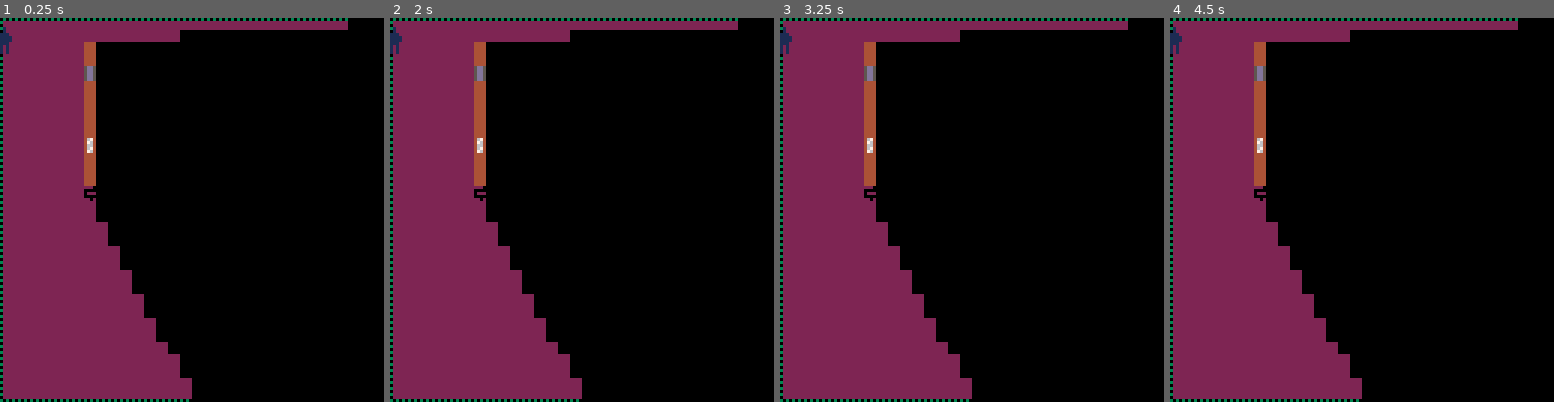
Above: before the commit, frames 1-4 (left to right).
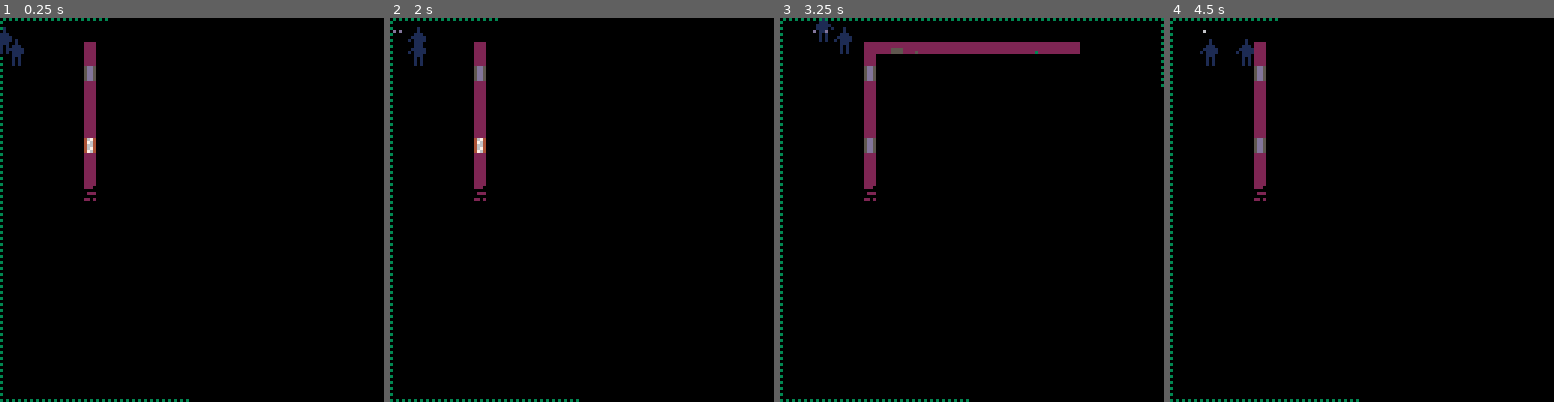
Above: after the commit, the same moments.

Repository: ironchestgames/pico-8-carts
Game: PICO-8 cartridge stealth.p8
The game is run twice, just before and just after one commit, with the same random seed, the same clock (stepped at 60 frames per second) and the same inputs.
Inputs:
- Up to frame 1 (0.25 s): no input
- Up to frame 2 (2 s): tap X (X key) at 0.33, 1.07, 1.85 s; tap O (Z key) at 0.7, 1.7 s; hold Right from 1.6 s (still down)
- Up to frame 3 (3.25 s): release Right at 2.1 s; tap O (Z key) at 2.1, 2.5, 2.9 s; hold Up 2.15-2.42 s; hold Right 2.47-3.03 s; tap X (X key) at 2.97 s; hold Left from 3.08 s (still down)
- Up to frame 4 (4.5 s): tap O (Z key) at 3.3, 3.7, 4.1 s; release Left at 3.58 s; hold Down 3.63-3.97 s; hold Right from 4.02 s (still down); tap X (X key) at 4.08 s

The runs differ from the first frame. In frame 1, 32% of the frame differs, in the area x 0-91%, y 0-100%; in frame 2, 32%; in frame 3, 34%, in the area x 0-100%, y 0-100%; in frame 4, 32%.

Commit message:
stealth - remove symmetric shadows and reset to homemade faster algorithm

Diff:
--- a/stealth.p8
+++ b/stealth.p8
@@ -78,6 +78,44 @@
   result=result..', '..tostr(s)
  end
  printh(result,'debug',false)
+end
+
+
+function testme_calib(name, func, calibrate_func, ...)
+ -- based on https://www.lexaloffle.com/bbs/?pid=60198#p
+ local n = 1024
+
+ -- calibrate
+ flip()
+ local unused -- i am not sure why this helps give better results, but it does, so.
+
+ local x,t=stat(1),stat(2)
+ for i=1,n do
+   calibrate_func(...)
+ end
+ local y,u=stat(1),stat(2)
+
+ -- measure
+ for i=1,n do
+   func(...)
+ end
+ local z,v=stat(1),stat(2)
+
+ -- report
+ local function c(t0,t1,t2) return(t0+t2-2*t1)*128/n*256/30*256*2 end -- *2 for 0.2.x
+
+ local s=name.." :"
+ local lc=c(x-t,y-u,z-v)
+ if (lc != 0) s..=" lua="..lc
+ local sc=c(t,u,v)
+ if (sc != 0) s..=" sys="..sc
+
+ print(s) -- no paging, so not very useful, but.
+ debug(s)
+end
+
+function testme(name, func, ...)
+ return testme_calib(name, func, function() end, ...)
 end
 
 
@@ -167,7 +205,7 @@
 
 local players={
  {},
- -- {},
+ {},
 }
 
 local guards
@@ -316,269 +354,6 @@
 
 
 
-
-
-
--- class quadrant:
-
-   --   north = 0
-   --   east  = 1
-   --   south = 2
-   --   west  = 3
-
-   --   def __init__(self, cardinal, origin):
-   --       self.cardinal = cardinal
-   --       self.ox, self.oy = origin
-   --   def transform(self, tile):
-   --       row, col = tile
-   --       if self.cardinal == north:
-   --           return (self.ox + col, self.oy - row)
-   --       if self.cardinal == south:
-   --           return (self.ox + col, self.oy + row)
-   --       if self.cardinal == east:
-   --           return (self.ox + row, self.oy + col)
-   --       if self.cardinal == west:
-   --           return (self.ox - row, self.oy + col)
-
-    local function getdirtransform(_p,_dir,_tile)
-     -- todo: change to pico dirs
-     local _c,_r=_tile.col,_tile.row
-     if _dir == 0 then
-      return _p.x+_c,_p.y-_r
-     elseif _dir == 1 then
-      return _p.x+_r,_p.y+_c
-     elseif _dir == 2 then
-      return _p.x+_c,_p.y+_r
-     elseif _dir == 3 then
-      return _p.x-_r,_p.y+_c
-     end
-    end
-
-    -- my own
-    local function isnotoffpremises(_x,_y)
-     return _x < 32 and _x >= 0 and _y < 32 and _x >= 0
-    end
-
-    -- def round_ties_up(n):
-    --  return math.floor(n + 0.5)
-    local function roundtiesup(_n)
-     return flr(_n+0.5)
-    end
-
-    -- def round_ties_down(n):
-    --  return math.ceil(n - 0.5)
-    local function roundtiesdown(_n)
-     return -flr(-(_n-0.5))
-    end
-
-    -- class row:
-
-    --  def __init__(self, depth, start_slope, end_slope):
-    --      self.depth = depth
-    --      self.start_slope = start_slope
-    --      self.end_slope = end_slope
-    --  def tiles(self):
-    --      min_col = round_ties_up(self.depth * self.start_slope)
-    --      max_col = round_ties_down(self.depth * self.end_slope)
-    --      for col in range(min_col, max_col + 1):
-    --          yield (self.depth, col)
-
-    --  def next(self):
-    --      return row(
-    --          self.depth + 1,
-    --          self.start_slope,
-    --          self.end_slope)
-    local function newrow(_depth,_startslope,_endslope)
-     return {
-      depth=_depth,
-      startslope=_startslope,
-      endslope=_endslope,
-     }
-    end
-
-    local function gettiles(_row)
-      local _mincol=roundtiesup(_row.depth*_row.startslope)
-      local _maxcol=roundtiesdown(_row.depth*_row.endslope)
-      local _tiles={}
-      for _col=_mincol,_maxcol do
-       add(_tiles,{row=_row.depth,col=_col})
-      end
-      return _tiles
-     end
-
-     local function nextrow(_row)
-      return newrow(_row.depth+1,_row.startslope,_row.endslope)
-     end
-
-
-      -- def reveal(tile):
-      --     x, y = quadrant.transform(tile)
-      --     mark_visible(x, y)
-      local function reveal(_p,_dir,_tile)
-       local _x,_y=getdirtransform(_p,_dir,_tile)
-       if isnotoffpremises(_x,_y) then
-       -- debug('reveal',_x,_y,'til',_dir,_tile.row,_tile.col)
-        fog[_y*32+_x]=0
-       end
-      end
-
-      -- def is_wall(tile):
-      --     if tile is none:
-      --         return false
-      --     x, y = quadrant.transform(tile)
-      --     return is_blocking(x, y)
-      local function iswall(_p,_dir,_tile)
-       if _tile then
-        local _x,_y=getdirtransform(_p,_dir,_tile)
-        return floor[_y*32+_x] == 2 or not isnotoffpremises(_x,_y)
-       end
-       -- return nil
-      end
-
-      -- def is_floor(tile):
-      --     if tile is none:
-      --         return false
-      --     x, y = quadrant.transform(tile)
-      --     return not is_blocking(x, y)
-      local function isfloor(_p,_dir,_tile)
-       if _tile then
-        local _x,_y=getdirtransform(_p,_dir,_tile)
-        local _f=floor[_y*32+_x]
-        return _f == 0 or _f == 1
-       end
-       -- return nil
-      end
-
-     --  def slope(tile):
-     -- row_depth, col = tile
-     -- return fraction(2 * col - 1, 2 * row_depth)
-      local function slope(_tile)
-       return (2*_tile.col-1)/(2*_tile.row)
-      end
-
- -- def is_symmetric(row, tile):
- --     row_depth, col = tile
- --     return (col >= row.depth * row.start_slope
- --         and col <= row.depth * row.end_slope)
-      local function issymmetric(_row,_tile)
-       return _tile.col >= _row.depth * _row.startslope and _tile.col <= _row.depth * _row.endslope
-      end
-
-      -- def scan_iterative(row):
-      --     rows = [row]
-      --     while rows:
-      --         row = rows.pop()
-      --         prev_tile = none
-      --         for tile in row.tiles():
-      --             if is_wall(tile) or is_symmetric(row, tile):
-      --                 reveal(tile)
-      --             if is_wall(prev_tile) and is_floor(tile):
-      --                 row.start_slope = slope(tile)
-      --             if is_floor(prev_tile) and is_wall(tile):
-      --                 next_row = row.next()
-      --                 next_row.end_slope = slope(tile)
-      --                 rows.append(next_row)
-      --             prev_tile = tile
-      --         if is_floor(prev_tile):
-      --             rows.append(row.next())
-
-      local function scan(_p,_dir,_row1)
-       local _rows={_row1}
-       while #_rows > 0 do
-        local _row=deli(_rows,#_rows)
-        local _prevtile
-        local _tiles=gettiles(_row)
-        for _tile in all(_tiles) do
-         if iswall(_p,_dir,_tile) or issymmetric(_row,_tile) then
-          reveal(_p,_dir,_tile)
-         end
-         if iswall(_p,_dir,_prevtile) and isfloor(_p,_dir,_tile) then
-          _row.startslope=slope(_tile)
-         end
-         if isfloor(_p,_dir,_prevtile) and iswall(_p,_dir,_tile) then
-          local _nextrow=nextrow(_row)
-          _nextrow.endslope=slope(_tile)
-          add(_rows,_nextrow)
-         end
-         _prevtile=_tile
-        end
-        if isfloor(_p,_dir,_prevtile) then
-         local _nextrow=nextrow(_row)
-         add(_rows,_nextrow)
-        end
-       end
-      end
-
-local function removefog(_p)
-
-    -- local function compute_fov(origin, is_blocking, mark_visible)
-    -- not needed
-
-     -- mark_visible(*origin)
-     fog[_p.y*32+_p.x]=0
-
-     -- for i in range(4):
-     for _dir=0,3 do
-
-      -- quadrant = quadrant(i, origin)
-      -- not needed
-
-      --   first_row = row(1, fraction(-1), fraction(1))
-      local _firstrow=newrow(1,-1,1)
-
-      --   scan(first_row)
-      scan(_p,_dir,_firstrow)
-
-    -- for _d in all(fogdirs) do
-    --  local _x,_y=_p.x,_p.y
-    --  local _l=32
-    --  while floor[_y*32+_x] != 2 and floor[_y*32+_x] != nil do
-    --   local _c=0
-    --   local _bx=_x
-    --   local _by=_y
-    --   while _by < 32 and _by >= 0 and _bx < 32 and _bx >= 0 and floor[_by*32+_bx] != 2 and floor[_by*32+_bx] != nil and _c <= _l do
-    --    fog[_by*32+_bx]=0
-    --    _bx+=_d.dx
-    --    _by+=_d.dy
-    --    _c+=1
-    --   end
-    --   if _by < 32 and _by >= 0 and _bx < 32 and _bx >= 0 then
-    --    fog[_by*32+_bx]=0
-    --   end
-    --   _bx+=_d.dx
-    --   _by+=_d.dy
-    --   _l=_c
-    --   _x+=_d.x
-    --   _y+=_d.y
-    --   if _y < 32 and _y >= 0 and _x < 32 and _x >= 0 then
-    --    fog[_y*32+_x]=0
-    --   else
-    --    break
-    --   end
-    --  end
-    -- end
-    end
-    end
-…(20 lines of a section not shown)…
 local function computer(_p,_o,_tmp)
  _p.workingstate='hacking'
  if _tmp.action_c == nil then
@@ -996,27 +771,27 @@
 
 
 local function windowpeekfromleft(_p,_o)
- -- for _dy in all(windowpeekdys) do
- --  local _y=_p.y*32+_dy
- --  for _x=_p.x+2,32 do
- --   fog[_y+_x]=0
- --   if floor[_y+_x] == 2 then
- --    break
- --   end
- --  end
- -- end
+ for _dy in all(windowpeekdys) do
+  local _y=_p.y*32+_dy
+  for _x=_p.x+2,32 do
+   fog[_y+_x]=0
+   if floor[_y+_x] == 2 then
+    break
+   end
+  end
+ end
 end
 
 local function windowpeekfromright(_p,_o)
- -- for _dy in all(windowpeekdys) do
- --  local _y=_p.y*32+_dy
- --  for _x=_p.x-2,0,-1 do
- --   fog[_y+_x]=0
- --   if floor[_y+_x] == 2 then
- --    break
- --   end
- --  end
- -- end
+ for _dy in all(windowpeekdys) do
+  local _y=_p.y*32+_dy
+  for _x=_p.x-2,0,-1 do
+   fog[_y+_x]=0
+   if floor[_y+_x] == 2 then
+    break
+   end
+  end
+ end
 end
 
 local function breakwindowfromleft(_p,_o)
@@ -1874,7 +1649,34 @@
   -- todo: token hunt
   for _p in all(players) do
    if _p.state != 'caught' then
-    removefog(_p)
+    for _d in all(fogdirs) do
+     local _x,_y=_p.x,_p.y
+     local _l=32
+     while floor[_y*32+_x] != 2 and floor[_y*32+_x] != nil do
+      local _c=0
+      local _bx=_x
+      local _by=_y
+      while _by < 32 and _by >= 0 and _bx < 32 and _bx >= 0 and floor[_by*32+_bx] != 2 and floor[_by*32+_bx] != nil and _c <= _l do
+       fog[_by*32+_bx]=0
+       _bx+=_d.dx
+       _by+=_d.dy
+       _c+=1
+      end
+      if _by < 32 and _by >= 0 and _bx < 32 and _bx >= 0 then
+       fog[_by*32+_bx]=0
+      end
+      _bx+=_d.dx
+      _by+=_d.dy
+      _l=_c
+      _x+=_d.x
+      _y+=_d.y
+      if _y < 32 and _y >= 0 and _x < 32 and _x >= 0 then
+       fog[_y*32+_x]=0
+      else
+       break
+      end
+     end
+    end
    end
   end
 
@@ -1889,11 +1691,11 @@
   end
 
   -- remove fog from walls
-  -- for _i=0,arslen do
-  --  if fog[_i+32] == 0 and floor[_i] == 2 and floor[_i+32] == 2 then
-  --   fog[_i]=0
-  --  end
-  -- end
+  for _i=0,arslen do
+   if fog[_i+32] == 0 and floor[_i] == 2 and floor[_i+32] == 2 then
+    fog[_i]=0
+   end
+  end
 
  end
 
@@ -1921,7 +1723,7 @@
    if _l == 1 then
     _col=floorlightcols[_col]
    end
-   rectfill(_sx,_sy,_sx+3,_sy+3,_col+2)
+   rectfill(_sx,_sy,_sx+3,_sy+3,_col)
 
    -- draw walls
    if _tile == 2 then
